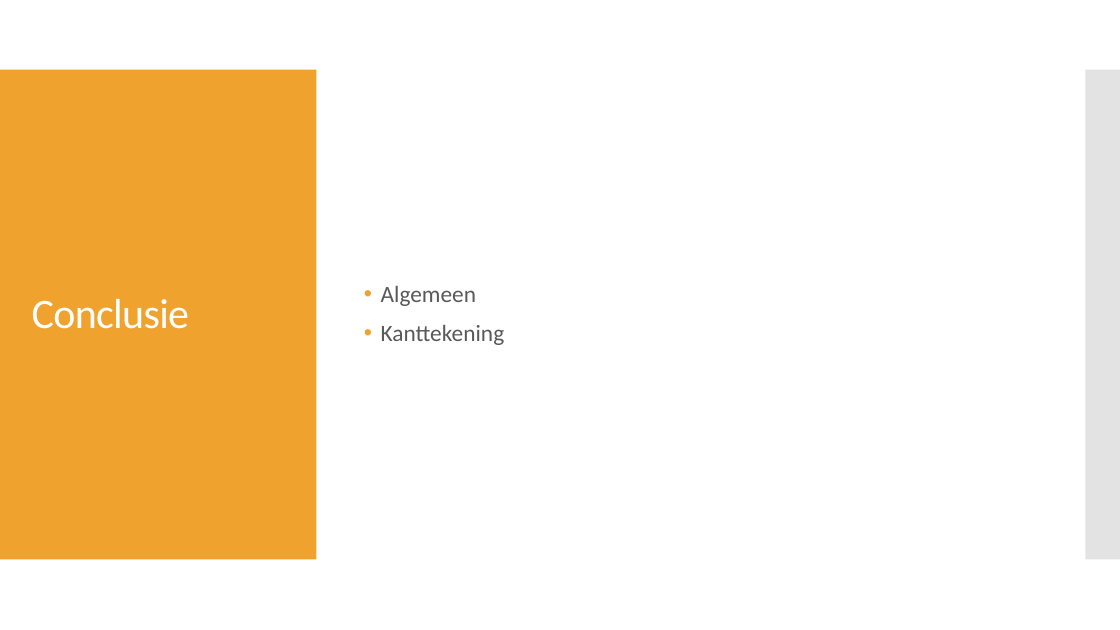
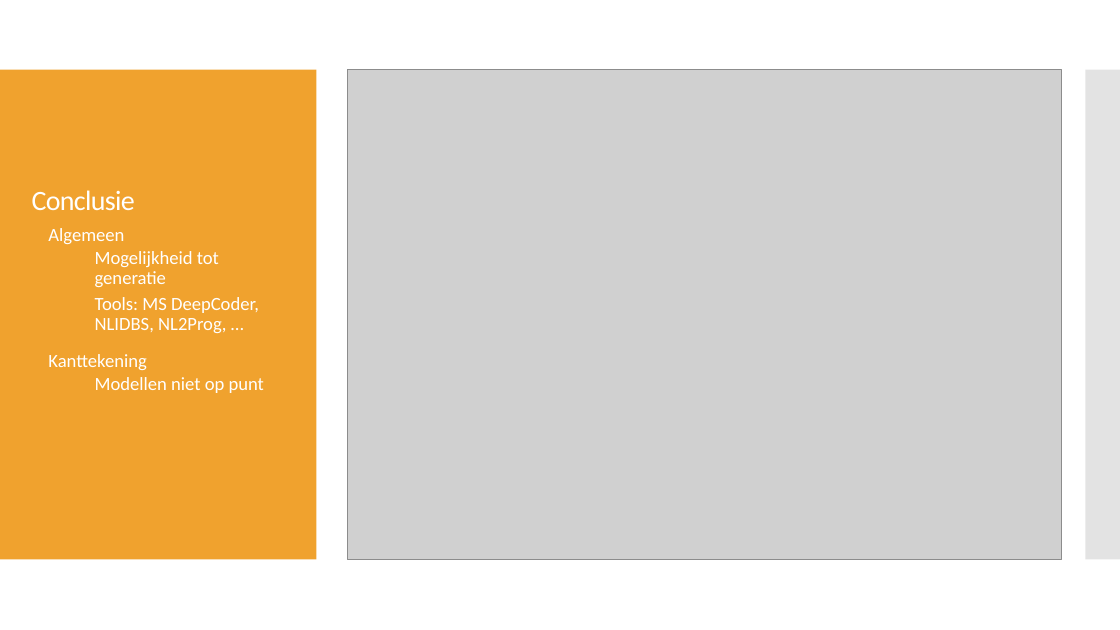
Before and after one commit to PrebenLeroy/bachelorproef, a slide deck: slide 20 of BP verdediging.pptx (slide 17 before the commit). Drawn at 1120x630 pixels with LibreOffice and Linux fonts; fonts in the diff are those of the drawing; grey boxes stand for pictures. Boxes give left, top, right and bottom in pixels: in the first picture for what was removed or moved away, otherwise in the second. Text is boxed around its words. In the diff, an @@ line names an element or a change of style, - is before the commit and + after.

```diff
--- a/BP verdediging.pptx
+++ b/BP verdediging.pptx
@@ picture added at [347,70,1061,560] @@
@@ title "Conclusie" at [32,190,135,210]: size 36 to 24 pt; vertical alignment middle to bottom @@
@@ text "Algemeen": place and size @@
-text "Algemeen" at [381,286,505,345]
+text "Algemeen" at [48,228,264,393]
@@ text "Algemeen" at [48,228,264,393]: vertical alignment middle to top @@
@@ text at [48,228,146,370]: size 20 to 16 pt, text colour #595959 to #FFFFFF in "Algemeen", "Kanttekening" @@
@@ text at [95,251,259,333]: paragraphs added @@
+  • Mogelijkheid tot generatie
+  • Tools: MS DeepCoder, NLIDBS, NL2Prog, …
@@ text at [95,377,264,393]: paragraph added @@
+  • Modellen niet op punt
```
Also in this commit, not shown: 9 other slides changed, 4 slides added, 1 slide removed.
